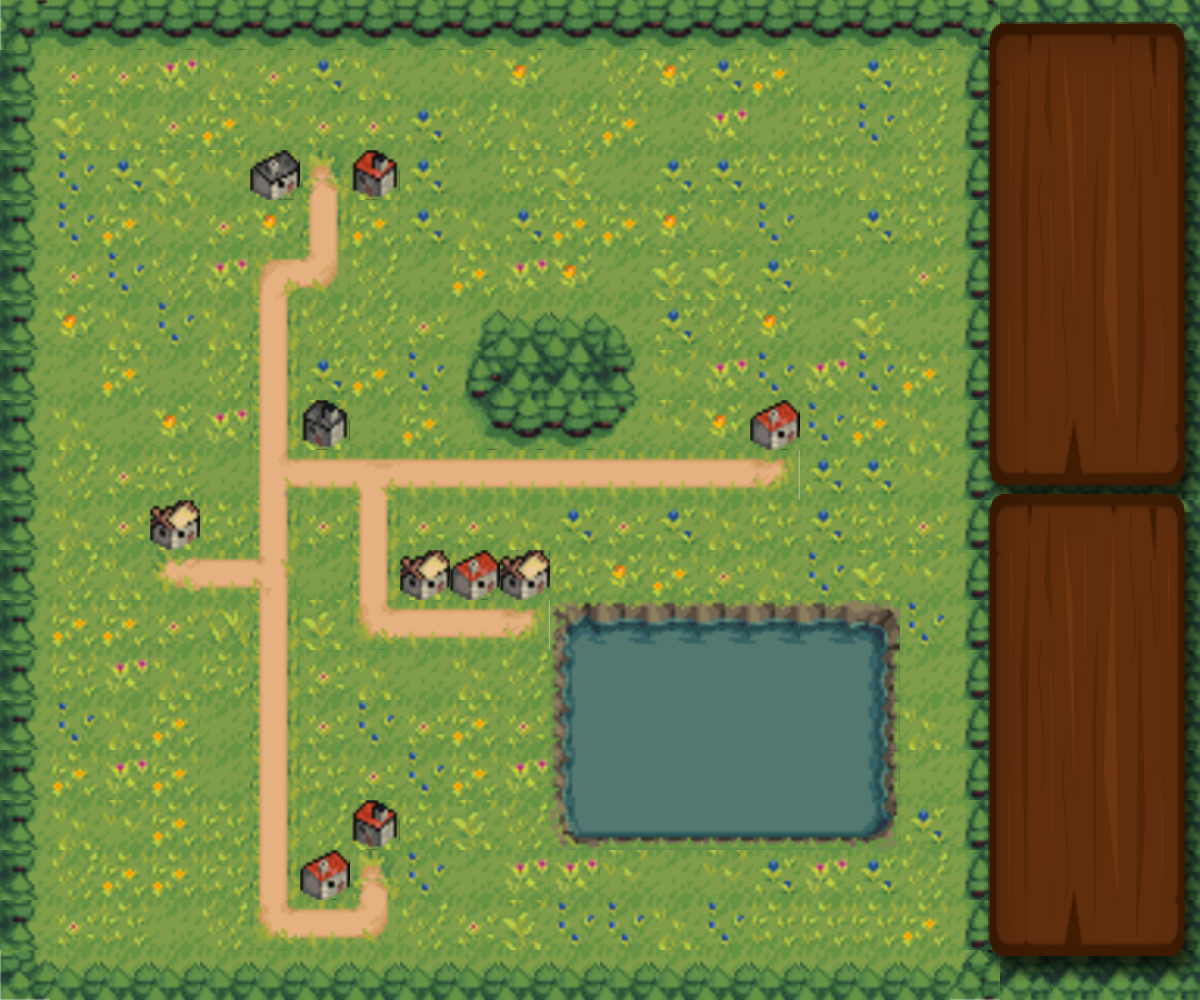
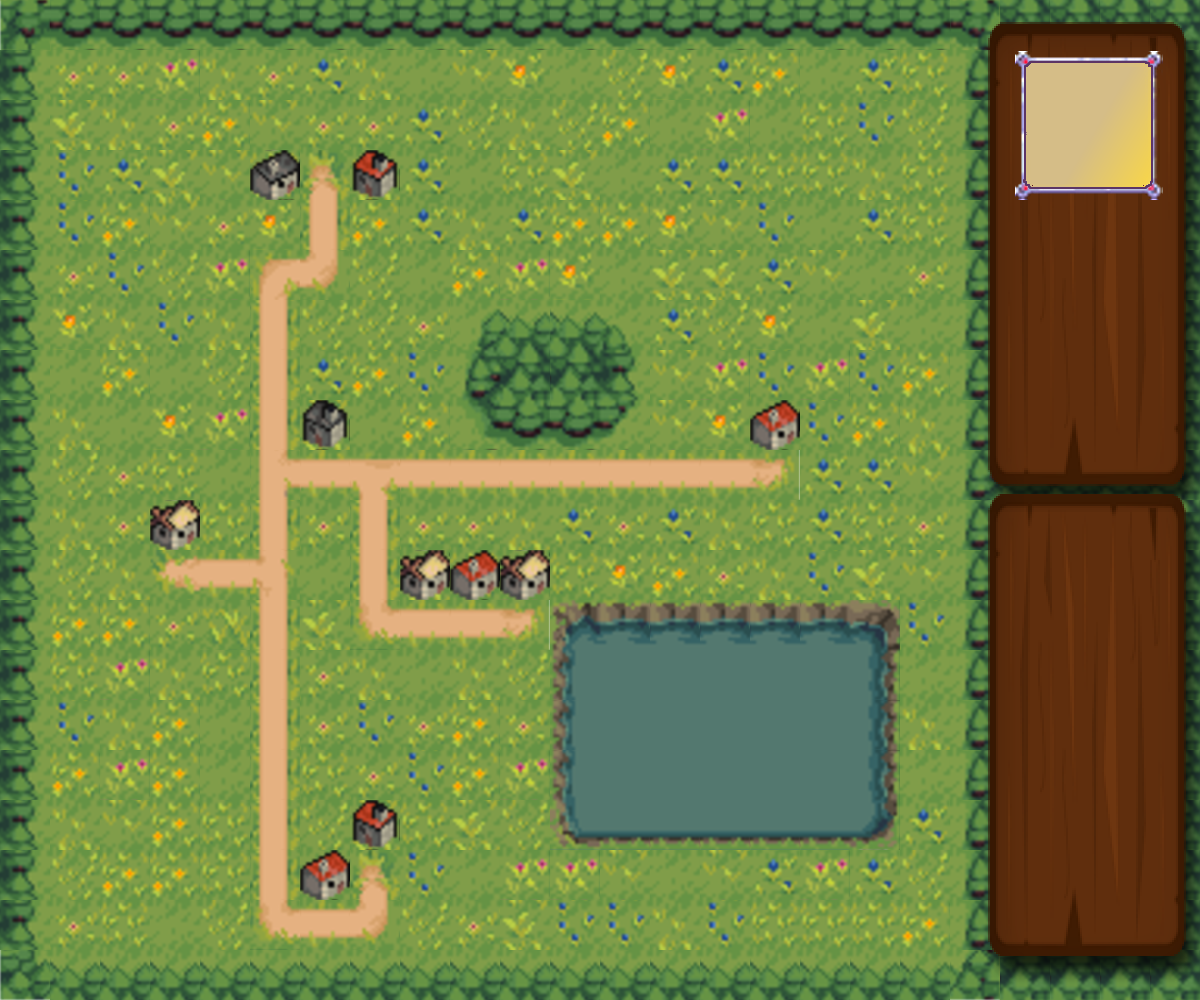
The second 1200 x 1000 image is a revision of the first. Changes to its layers:
added layer "Layer 4(pasted)" above "Layer 2(pasted) Merged" over [1015,51,1163,538]
